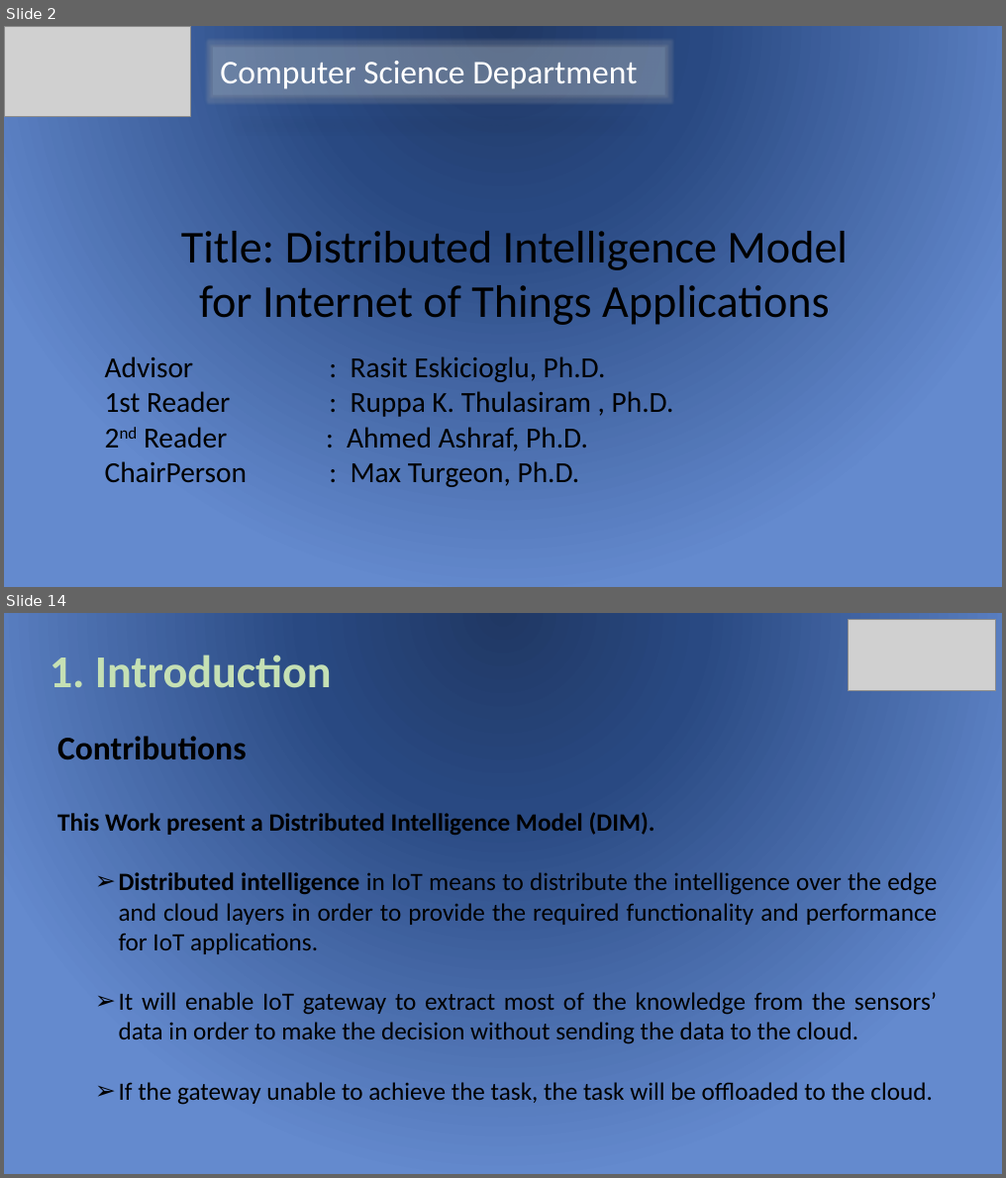
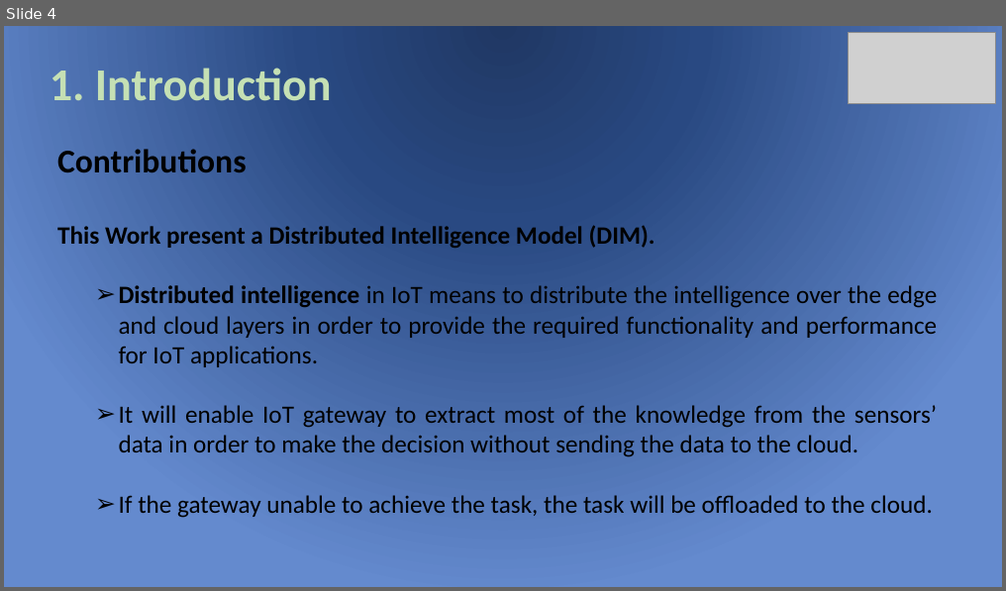
Before and after one commit to baharababah/DIM, a slide deck: DIM_Presentation.pptx. Shown one above the other, each under a label of ours: slides 2 and 14 before the commit, slide 4 after it; the slides between them are not shown. The pictures are 1006x1178 and 1006x591 pixels, drawn with LibreOffice and Linux fonts; fonts in the diff are those of the drawing; grey boxes stand for pictures. Boxes give left, top, right and bottom in pixels: in the first picture for what was removed or moved away, otherwise in the second. Text is boxed around its words. In the diff, an @@ line names an element or a change of style, - is before the commit and + after.

```diff
--- a/DIM_Presentation.pptx
+++ b/DIM_Presentation.pptx
@@ slide 2 removed at (4,26,1002,587), background gradient #203864 to #294982 to #648ACE @@
@@ picture removed at (4,26,190,116) @@
@@ rectangle removed at (213,47,665,95) @@
-Computer Science Department
@@ text removed at (181,231,847,325) @@
-Title: Distributed Intelligence Model for Internet of Things Applications
@@ text removed at (105,357,674,487) @@
-Advisor : Rasit Eskicioglu, Ph.D.
-1st Reader : Ruppa K. Thulasiram , Ph.D.
-2nd Reader : Ahmed Ashraf, Ph.D.
-ChairPerson : Max Turgeon, Ph.D.
@@ what was slide 14 is now slide 4 @@
```
Also in this commit, not shown: 50 slides changed, 12 other slides removed, 55 other files.
